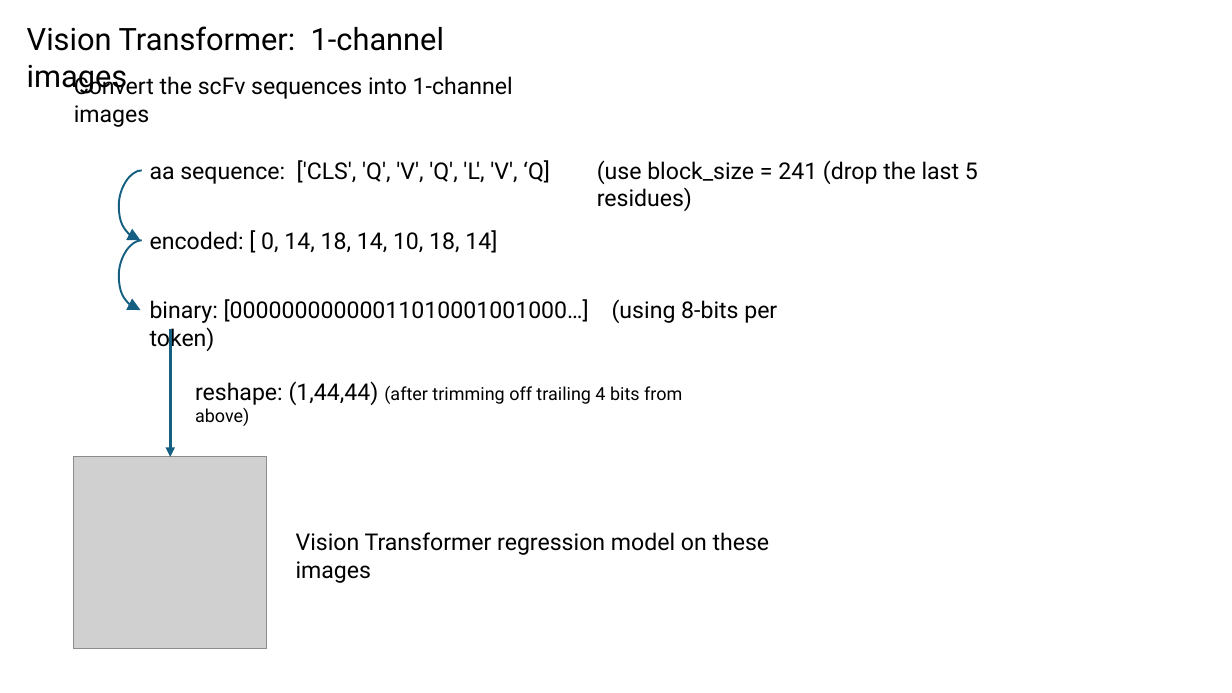
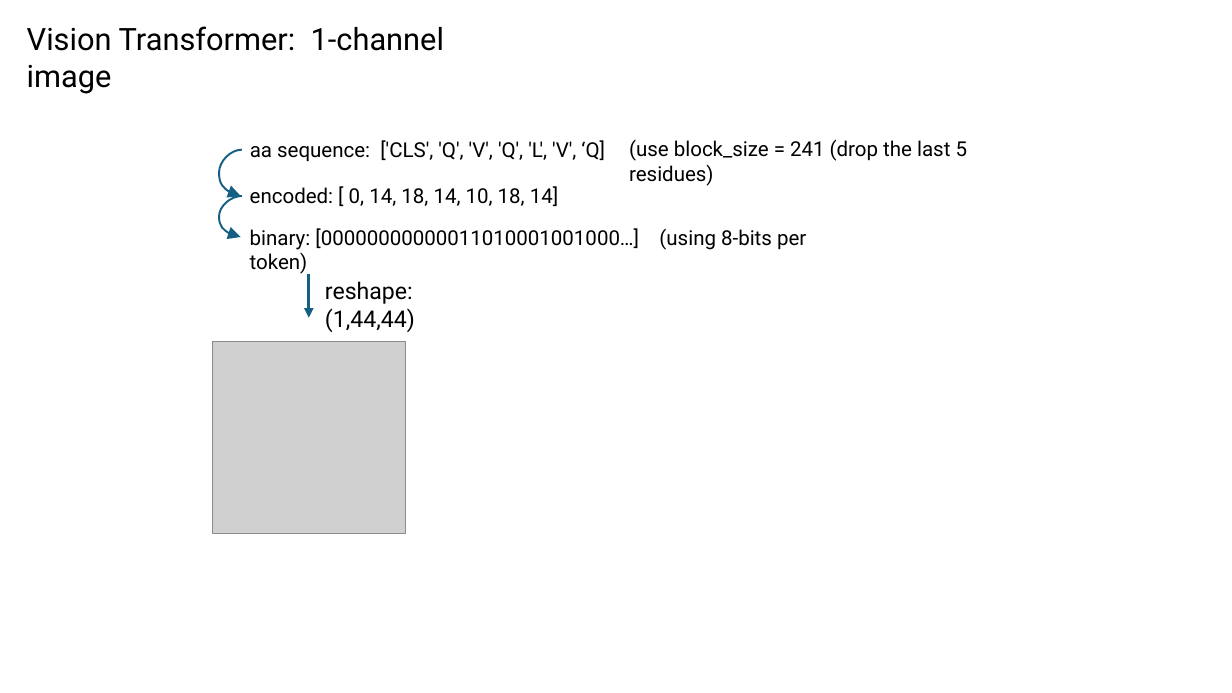
Before and after one commit to planaria158/BERT-antibody-antigen-binding-energy, a slide deck: slide 9 of Homework-aAlphaBio.pptx (slide 8 before the commit). Drawn at 1232x693 pixels with LibreOffice and Linux fonts; fonts in the diff are those of the drawing; grey boxes stand for pictures. Boxes give left, top, right and bottom in pixels: in the first picture for what was removed or moved away, otherwise in the second. Text is boxed around its words. In the diff, an @@ line names an element or a change of style, - is before the commit and + after.

```diff
--- a/Homework-aAlphaBio.pptx
+++ b/Homework-aAlphaBio.pptx
@@ text at box(27, 26, 444, 94): text changed @@
-Vision Transformer: 1-channel images
+Vision Transformer: 1-channel image
@@ text removed at box(74, 74, 513, 127) @@
-Convert the scFv sequences into 1-channel images
@@ text "aa sequence: ['CLS', 'Q', 'V', ...": place and size @@
-text "aa sequence: ['CLS', 'Q', 'V', ..." at box(150, 160, 550, 184)
+text "aa sequence: ['CLS', 'Q', 'V', ..." at box(250, 140, 605, 162)
@@ text "(use block_size = 241 (drop ...": place and size @@
-text "(use block_size = 241 (drop ..." at box(597, 160, 978, 211)
+text "(use block_size = 241 (drop ..." at box(629, 139, 968, 186)
@@ curved arrow moved from (141, 170) - (140, 240) to (242, 150) - (240, 196) @@
@@ text "encoded: [ 0, 14, 18, ...": place and size @@
-text "encoded: [ 0, 14, 18, ..." at box(150, 230, 497, 253)
+text "encoded: [ 0, 14, 18, ..." at box(250, 186, 558, 206)
@@ curved arrow moved from (141, 240) - (140, 311) to (242, 196) - (240, 238) @@
@@ size 18 to 16 pt in 4 elements at box(629, 139, 968, 186), box(250, 140, 605, 162), box(250, 186, 558, 206), box(250, 228, 806, 275) @@
@@ text "binary: [00000000000011010001001000…] (using 8-bits per ...": place and size @@
-text "binary: [00000000000011010001001000…] (using 8-bits per ..." at box(150, 299, 777, 351)
+text "binary: [00000000000011010001001000…] (using 8-bits per ..." at box(250, 228, 806, 275)
@@ arrow moved from (170, 329) - (170, 457) to (309, 274) - (309, 318) @@
@@ text at box(325, 281, 415, 332): text changed; size 14 to 18 pt @@
-reshape: (1,44,44) (after trimming off trailing 4 bits from above)
+reshape: (1,44,44)
@@ picture: place and size @@
-picture at box(74, 457, 267, 650)
+picture at box(213, 341, 406, 533)
@@ text removed at box(296, 532, 770, 583) @@
-Vision Transformer regression model on these images
```
Also in this commit, not shown: 11 other slides changed, 3 slides added, 1 other file.
